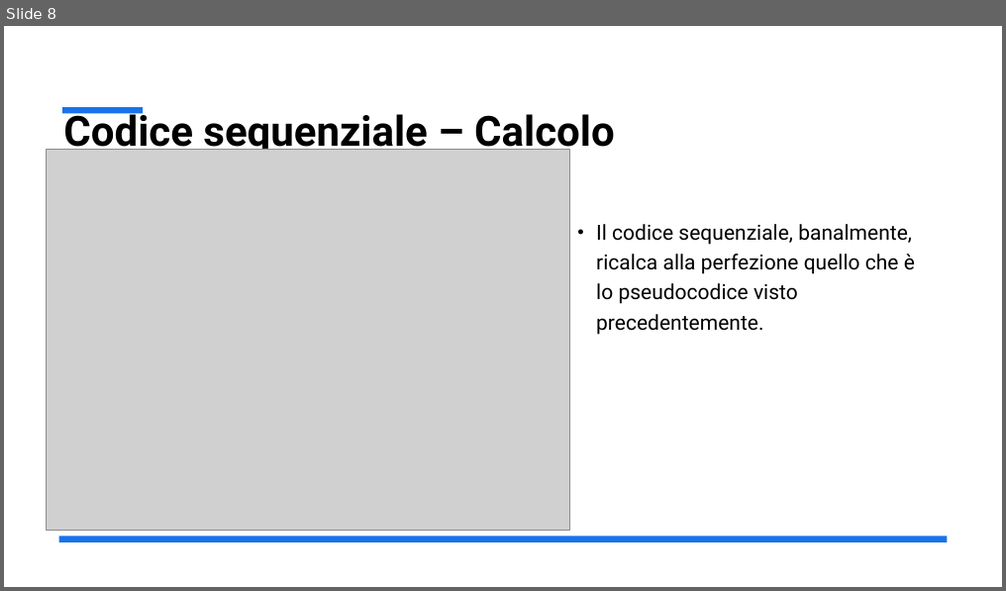
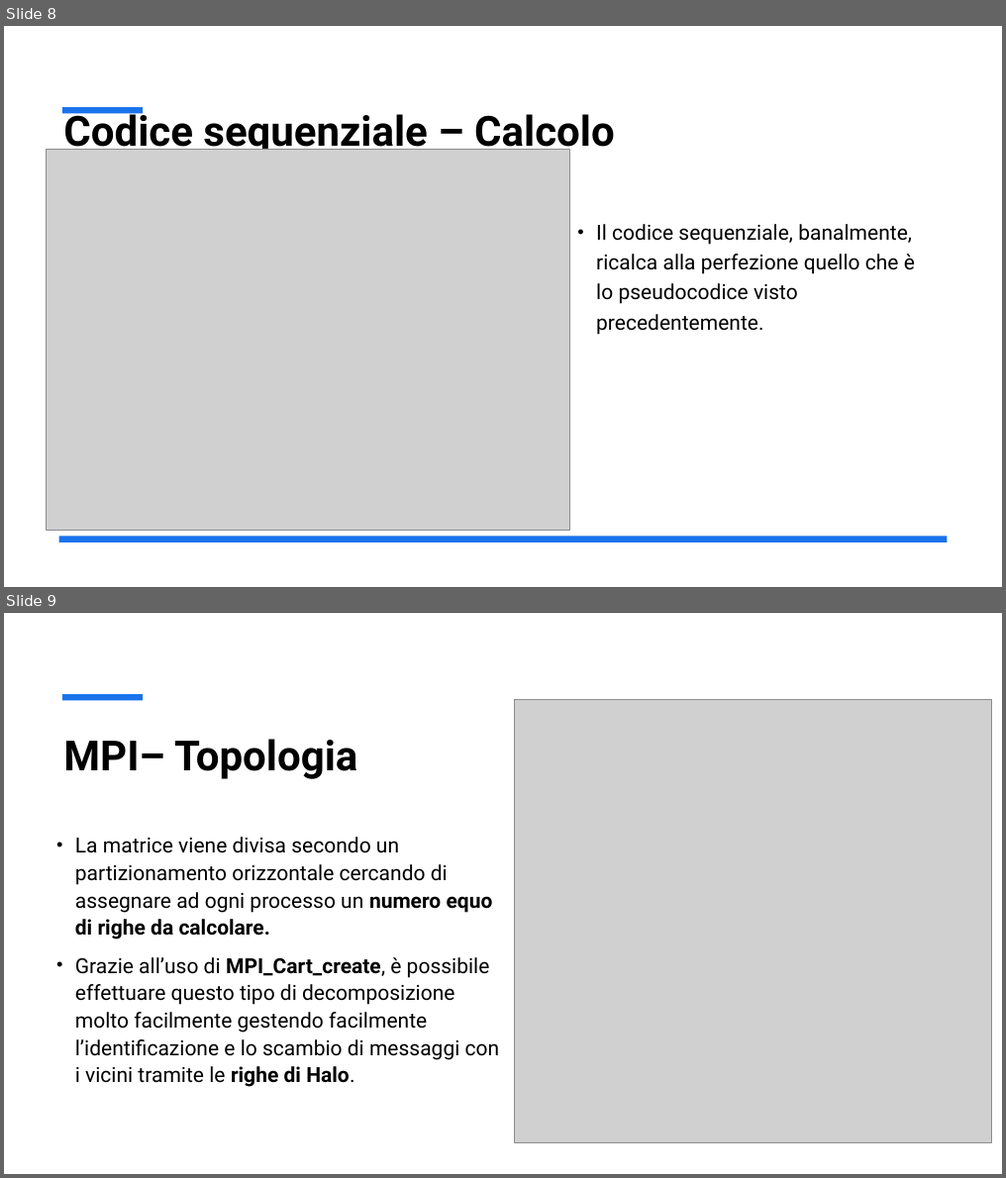
Before and after one commit to Gasspire/appunti-universita, a slide deck: Secondo Semestre/principi_prog_parallela/Codici/Progetto/Simulazione della Diffusione del Calore 2D.odp. Shown one above the other, each under a label of ours: slide 8 before the commit, slides 8 and 9 after it. The pictures are 1006x591 and 1006x1178 pixels, drawn with LibreOffice and Linux fonts; fonts in the diff are those of the drawing; grey boxes stand for pictures. Boxes give left, top, right and bottom in pixels: in the first picture for what was removed or moved away, otherwise in the second. Text is boxed around its words. In the diff, an @@ line names an element or a change of style, - is before the commit and + after.

```diff
--- a/Secondo Semestre/principi_prog_parallela/Codici/Progetto/Simulazione della Diffusione del Calore 2D.odp
+++ b/Secondo Semestre/principi_prog_parallela/Codici/Progetto/Simulazione della Diffusione del Calore 2D.odp
@@ slide 9 added at [4,613,1002,1174], background #FFFFFF; not listed: 1 template element that a slide beside it also shows @@
@@ picture added at [515,700,991,1143] @@
@@ title added at [63,739,357,779], 40 pt, text #000000, bold @@
+MPI– Topologia
@@ text added at [75,837,500,1087], 20 pt, text #000000 @@
+• La matrice viene divisa secondo un partizionamento orizzontale cercando di assegnare ad ogni processo un numero equo di righe da calcolare.
+• Grazie all’uso di MPI_Cart_create, è possibile effettuare questo tipo di decomposizione molto facilmente gestendo facilmente l’identificazione e lo scambio di messaggi con i vicini tramite le righe di Halo.
```
Also in this commit, not shown: 1 slide changed, 1 other slide added, 2 other files.
